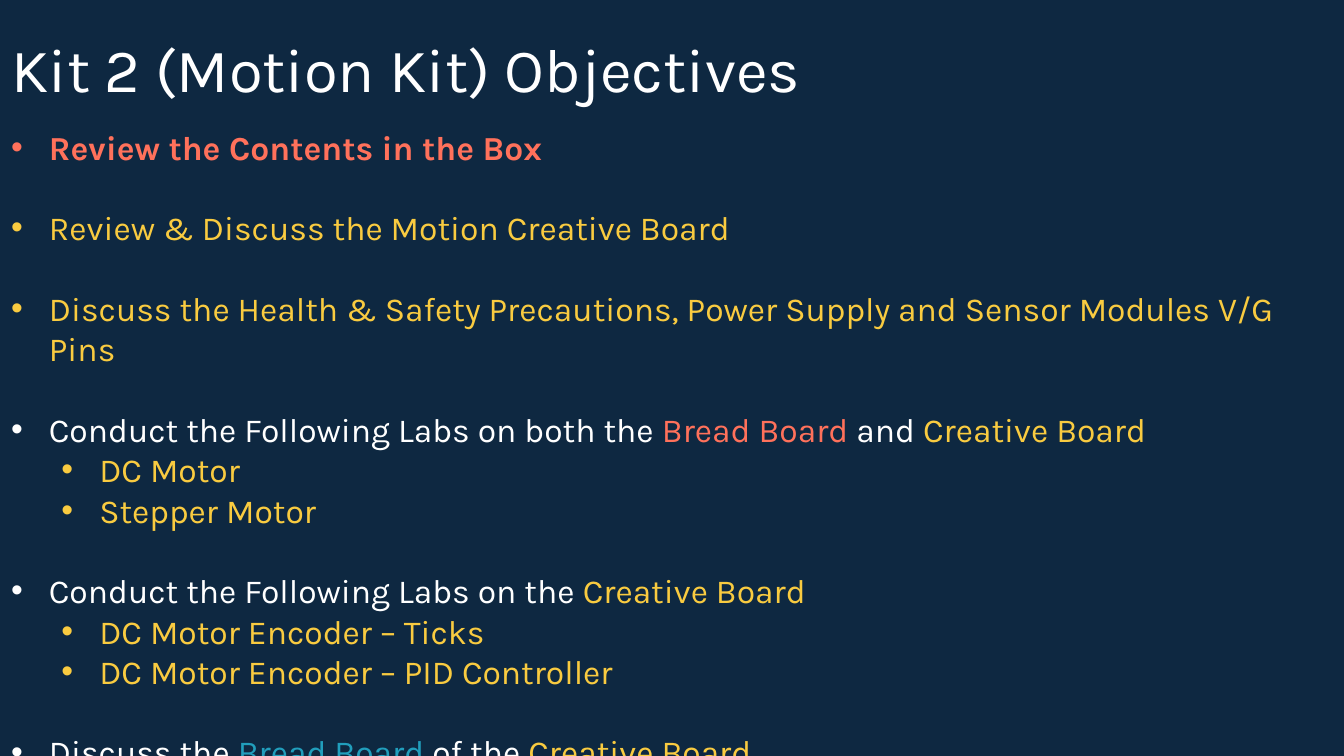
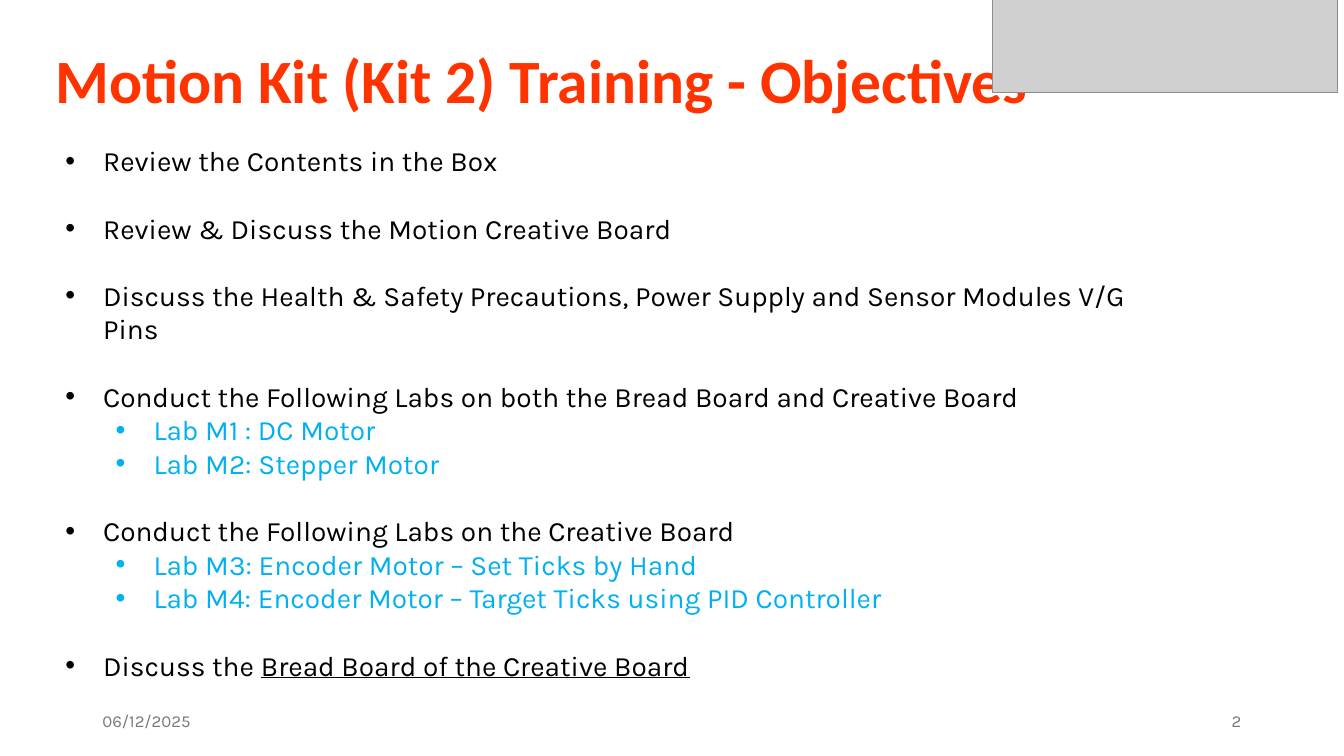
Before and after one commit to info-zas/Training, a slide deck: slide 2 of GPREC/02_Motion/Kit2_Motion_Training.pptx. Drawn at 1344x756 pixels with LibreOffice and Linux fonts; fonts in the diff are those of the drawing; grey boxes stand for pictures. Boxes give left, top, right and bottom in pixels: in the first picture for what was removed or moved away, otherwise in the second. Text is boxed around its words. In the diff, an @@ line names an element or a change of style, - is before the commit and + after.

Commit message:
kit-1, 2 and 3 slides updated

```diff
--- a/GPREC/02_Motion/Kit2_Motion_Training.pptx
+++ b/GPREC/02_Motion/Kit2_Motion_Training.pptx
@@ background #0E2841 to #FFFFFF @@
@@ picture added at [993, 0, 1338, 93] @@
@@ title at [55, 52, 1027, 114]: text changed; font Karla to Calibri; text colour #FFFFFF to #FF3300; bold on @@
-Kit 2 (Motion Kit) Objectives
+Motion Kit (Kit 2) Training - Objectives
@@ text "Review the Contents in the ...": place and size @@
-text "Review the Contents in the ..." at [49, 136, 1273, 685]
+text "Review the Contents in the ..." at [103, 151, 1124, 678]
@@ text at [103, 151, 1124, 678]: size 24 to 20 pt in "Review the Contents in the Box", "Review & Discuss the Motion Creative Board", "Discuss the Health & Safety Precautions, Power ...", "Conduct the Following Labs on both the ..." and 2 more places; text colour #FF715B to #000000 in "Review the Contents in the Box", "Bread Board"; bold off in "Review the Contents in the Box"; text colour #F9CB40 to #000000 in "Review & Discuss the Motion Creative Board", "Discuss the Health & Safety Precautions, Power ...", "Creative Board", "Creative Board" and 1 more places; text colour #FFFFFF to #000000 in "Conduct the Following Labs on both the ...", "Conduct the Following Labs on the", "Discuss the of the"; text colour #219EBC to #000000 in "Bread Board" @@
@@ text at [154, 421, 439, 481]: text changed; size 24 to 20 pt; text colour #F9CB40 to #00B0F0 @@
-  • DC Motor
-  • Stepper Motor
+  • Lab M1 : DC Motor
+  • Lab M2: Stepper Motor
@@ text at [154, 555, 882, 615]: text changed; size 24 to 20 pt; text colour #F9CB40 to #00B0F0 @@
-  • DC Motor Encoder – Ticks
-  • DC Motor Encoder – PID Controller
+  • Lab M3: Encoder Motor – Set Ticks by Hand
+  • Lab M4: Encoder Motor – Target Ticks using PID Controller
@@ text added at [102, 715, 190, 728], 12 pt, text #797979 @@
+06/12/2025
@@ page number added at [1232, 716, 1242, 727], 12 pt, text #797979 @@
+2
```
Also in this commit, not shown: 19 other slides changed, 1 slide added, 1 other file.
